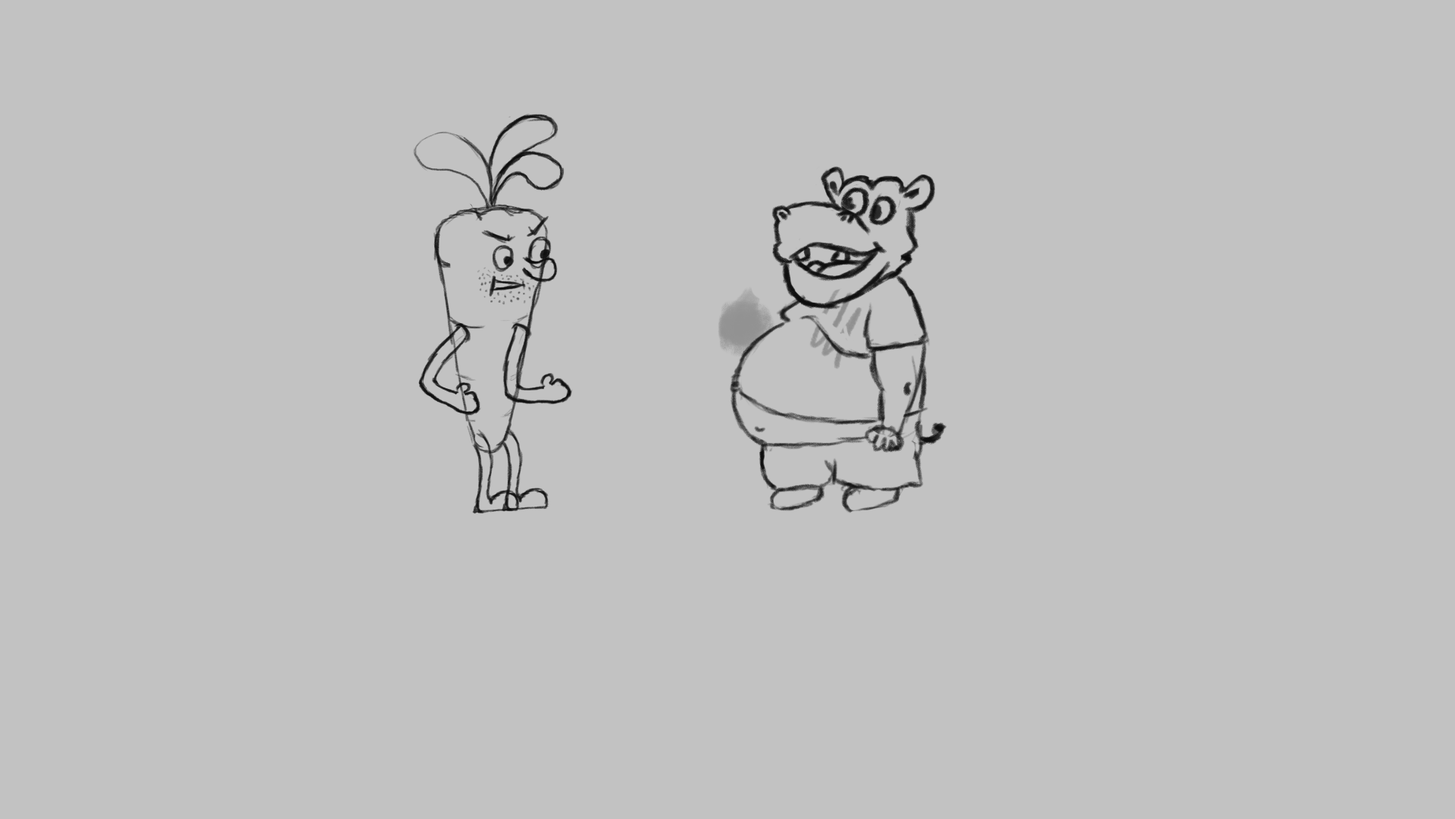
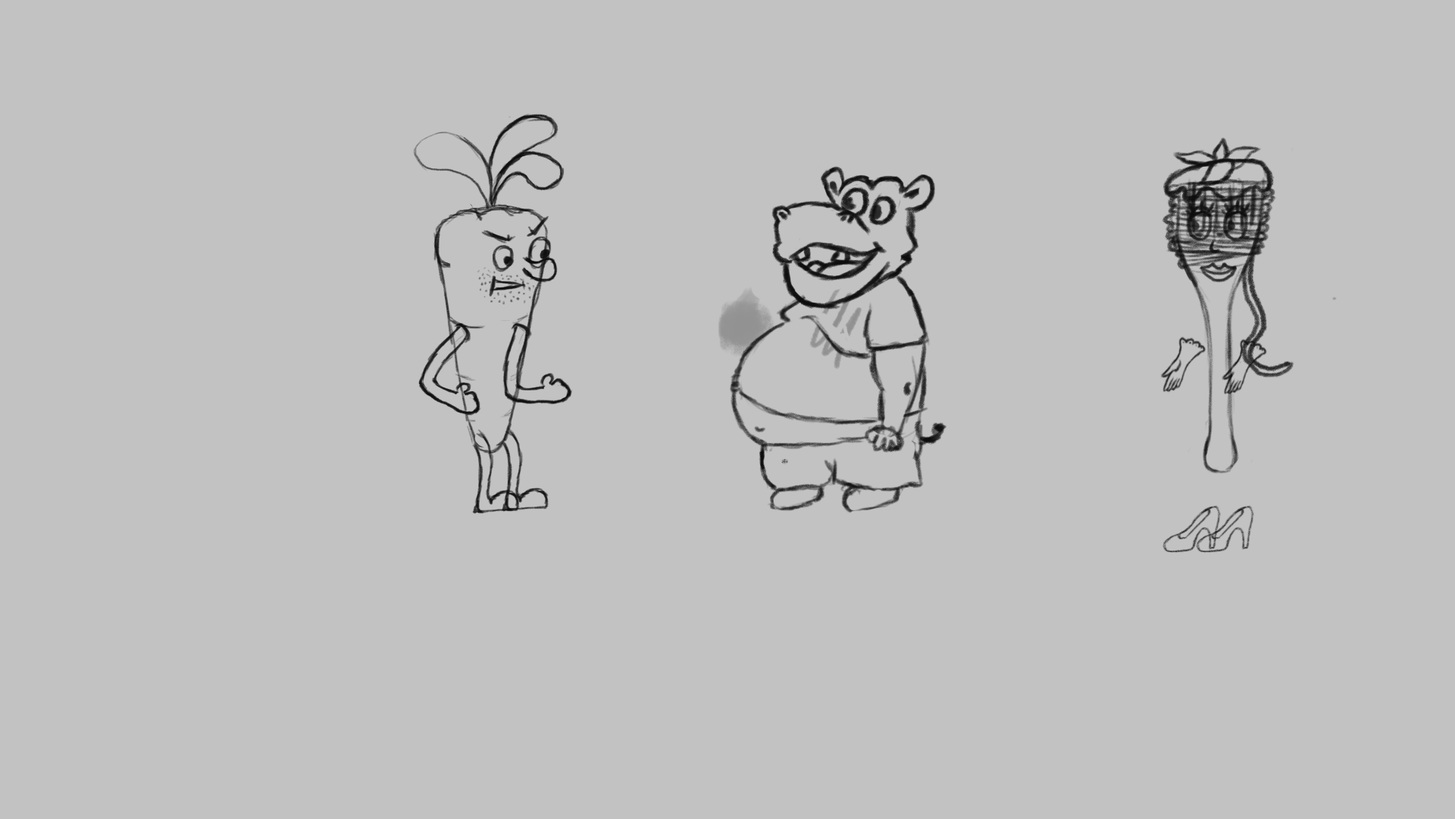
Layered file, before and after one edit (1455x819). Changes by layer:
added layer "Layer 20 copy" above "Layer 20" over (1196, 504, 1256, 554)
added layer "Layer 20" above "Layer 17 copy" over (1162, 504, 1222, 554)
added layer "Layer 17 copy" above "Layer 17" over (1221, 338, 1268, 396)
added layer "Layer 17" above "Layer 16" over (1160, 335, 1206, 394)
added layer "Layer 15" above "Layer 14" over (1184, 193, 1253, 283)
added layer "Layer 14" above "Layer 13" over (1172, 137, 1263, 187)
added layer "Layer 13" above "Layer 12" over (1161, 157, 1276, 270)
added layer "Layer 12" above "Layer 11" over (781, 177, 1294, 465)
added layer "Layer 11" above "Group 1" over (1173, 146, 1338, 474)
